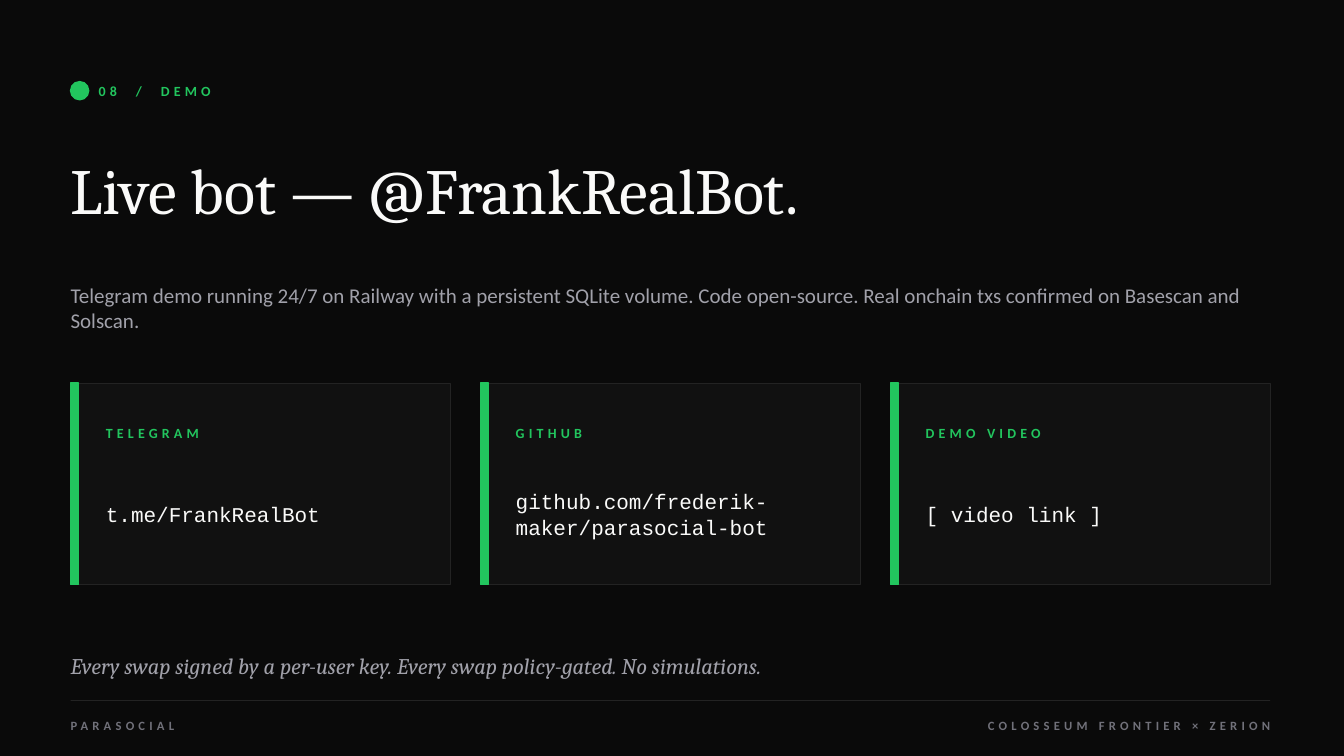
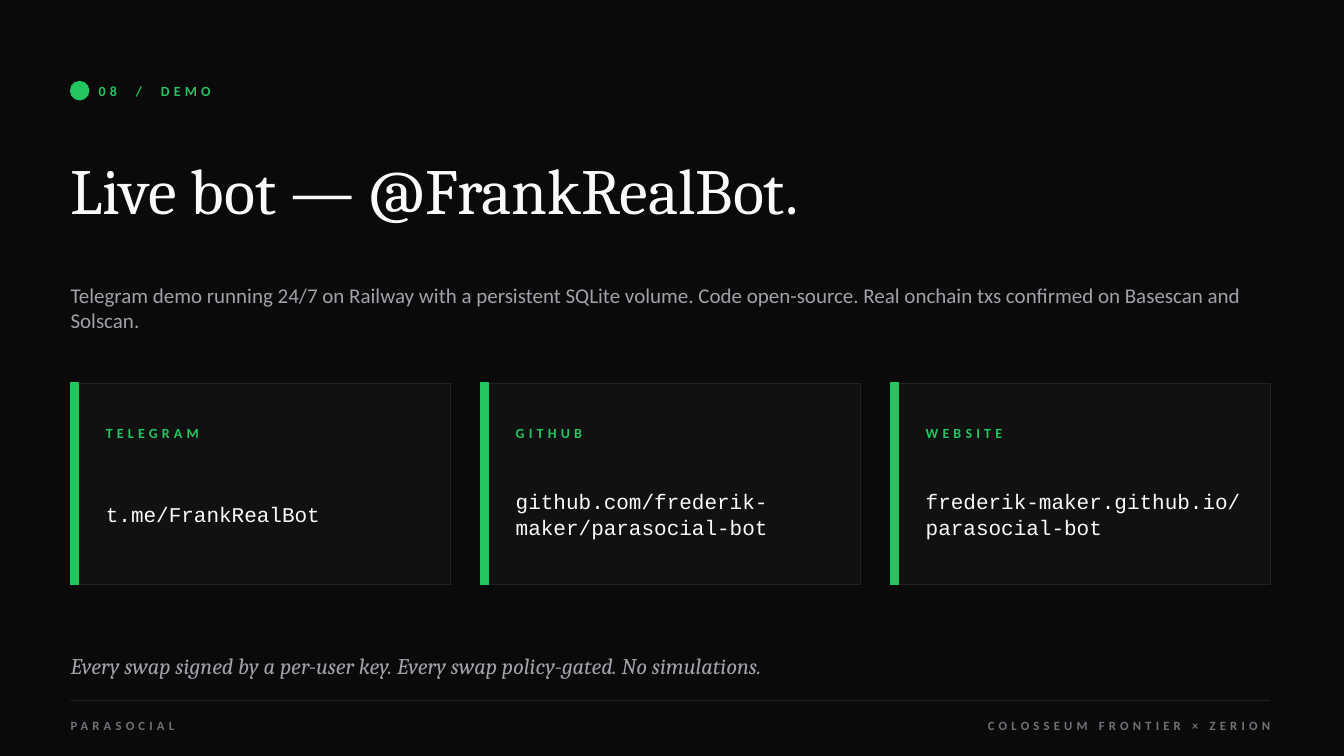
Before and after one commit to frederik-maker/parasocial-bot, a slide deck: slide 9 of deck/parasocial.pptx. Drawn at 1344x756 pixels with LibreOffice and Linux fonts; fonts in the diff are those of the drawing. Boxes give left, top, right and bottom in pixels: in the first picture for what was removed or moved away, otherwise in the second. Text is boxed around its words. In the diff, an @@ line names an element or a change of style, - is before the commit and + after.

```diff
--- a/deck/parasocial.pptx
+++ b/deck/parasocial.pptx
@@ text at [926,429,1002,438]: text changed @@
-DEMO VIDEO
+WEBSITE
@@ text at [926,494,1241,540]: text changed @@
-[ video link ]
+frederik-maker.github.io/parasocial-bot
```
Also in this commit, not shown: 4 other files.
